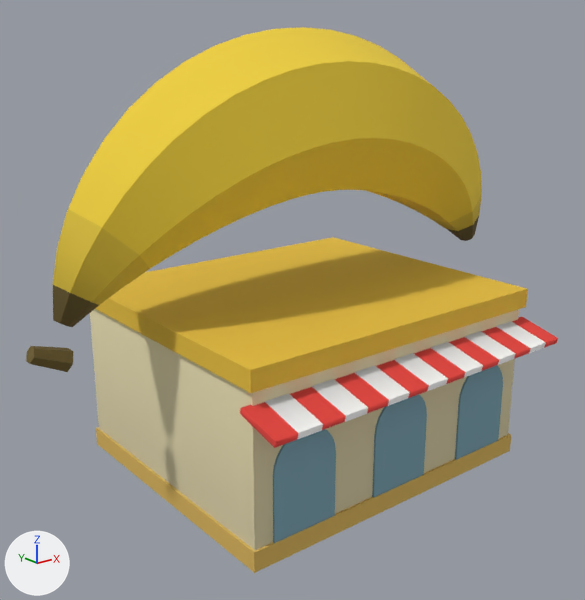
The glTF model models/world/lm-banana.glb as it was, and as the next commit left it.
The view is the same before and after, from a camera (50 mm lens) standing at (-10.53, -12.82, 8.68) and looking at (-0.61, -0.42, 3.72). The axes (+X, +Y, +Z) are drawn at lower left. The lights are the same throughout. The picture after the commit comes second. Where no turn or scale is listed for an object, it has been applied to the vertices. Vertices at exactly the same position are counted once.
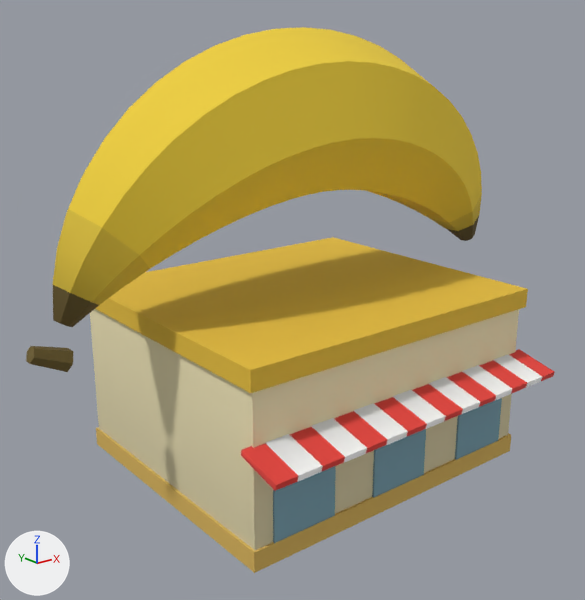
What differs and where, as boxes [x1, y1, x2, y2] in the pictures (585 x 600 px; the box of a moved part takes in the faces that stretch with it):
'Mesh_0', reshaped: before [26, 27, 558, 573]; after [26, 27, 555, 573]
part 1 of me_mesh_0, moved or reshaped: before [240, 317, 558, 448]; after [241, 349, 555, 491]
part 2 of me_mesh_0, moved or reshaped: before [265, 394, 323, 439]; after [265, 434, 323, 482]
part 3 of me_mesh_0, moved or reshaped: before [312, 379, 368, 422]; after [311, 418, 367, 462]
part 4 of me_mesh_0, moved or reshaped: before [355, 366, 410, 406]; after [354, 403, 408, 445]
part 5 of me_mesh_0, moved or reshaped: before [394, 353, 448, 391]; after [393, 390, 446, 429]
part 6 of me_mesh_0, moved or reshaped: before [431, 342, 483, 377]; after [429, 377, 480, 414]
part 7 of me_mesh_0, moved or reshaped: before [465, 331, 516, 365]; after [462, 365, 512, 400]
part 8 of me_mesh_0, moved or reshaped: before [496, 321, 546, 353]; after [494, 354, 542, 388]
part 9 of me_mesh_0, moved or reshaped: before [273, 365, 503, 543]; after [273, 398, 502, 543]
part 10 of me_mesh_0, recoloured: [237, 309, 519, 494] in both

The change, as a list of edits to the scene's bpy script:
```text
Change me_mesh_0:
    where me_mesh_0.from_pydata(...)  # 371 vertices, 678 faces; spans x 0.0..11.51, y -6.99..0.0, z 0.0..9.03
    used by ob_mesh_0; location = (-6.01, 3.1, 0.0)
    me_mesh_0 part 1: the loose piece of 8 vertices spanning x 2.31..9.71, y -6.98..-6.02, z 2.77..3.13 is moved by (0.0, 0.0, -0.75)
    me_mesh_0 part 2: the loose piece of 8 vertices spanning x 2.76..3.26, y -6.99..-6.01, z 2.78..3.14 is moved by (0.0, 0.0, -0.75)
    me_mesh_0 part 3: the loose piece of 8 vertices spanning x 3.76..4.26, y -6.99..-6.01, z 2.78..3.14 is moved by (0.0, 0.0, -0.75)
    me_mesh_0 part 4: the loose piece of 8 vertices spanning x 4.76..5.26, y -6.99..-6.01, z 2.78..3.14 is moved by (0.0, 0.0, -0.75)
    me_mesh_0 part 5: the loose piece of 8 vertices spanning x 5.76..6.26, y -6.99..-6.01, z 2.78..3.14 is moved by (0.0, 0.0, -0.75)
    me_mesh_0 part 6: the loose piece of 8 vertices spanning x 6.76..7.26, y -6.99..-6.01, z 2.78..3.14 is moved by (0.0, 0.0, -0.75)
    me_mesh_0 part 7: the loose piece of 8 vertices spanning x 7.76..8.26, y -6.99..-6.01, z 2.78..3.14 is moved by (0.0, 0.0, -0.75)
    me_mesh_0 part 8: the loose piece of 8 vertices spanning x 8.76..9.26, y -6.99..-6.01, z 2.78..3.14 is moved by (0.0, 0.0, -0.75)
    me_mesh_0 part 9: 84 of 371 vertices moved; they spanned x 2.91..9.11, y -6.14..-6.08, z 1.7..2.4 and now span x 2.91..9.11, y -6.14..-6.08, z 1.35..2.05; mean shift (0.0, 0.0, -0.35); largest move (3.26, -6.14, 2.31) -> (4.29, -6.14, 1.53)
    me_mesh_0 part 10: 106 kept faces spanning x 2.31..9.71, y -6.99..0.0, z 0.0..3.4 get new vertex colours
```
